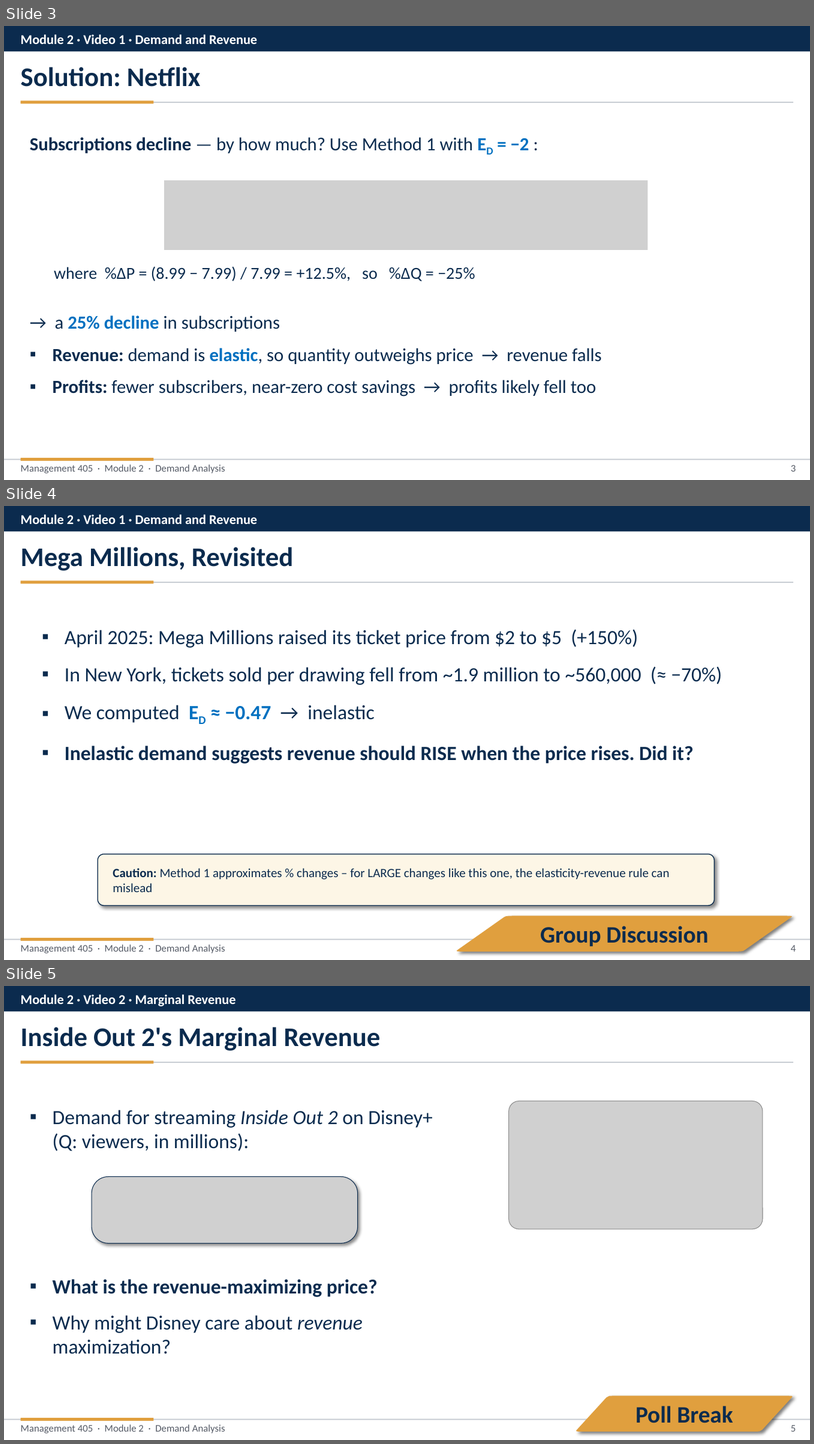
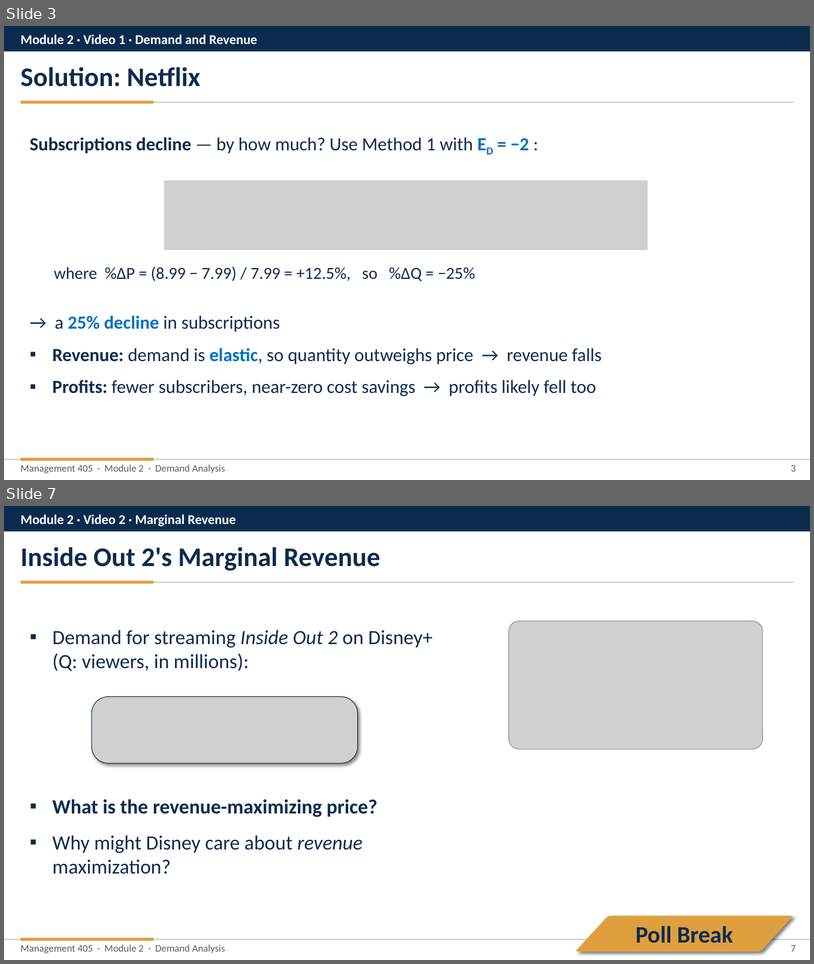
Before and after one commit to nvoigtla/Teaching, a slide deck: 405 Slide Revisions 2026/Module 2/Module 2 - Potential Practice Exercises.pptx. Shown one above the other, each under a label of ours: slides 3, 4 and 5 before the commit, slides 3 and 7 after it; the slides between them are not shown. The pictures are 814x1444 and 814x964 pixels, drawn with LibreOffice and Linux fonts; fonts in the diff are those of the drawing; grey boxes stand for pictures. Boxes give left, top, right and bottom in pixels: in the first picture for what was removed or moved away, otherwise in the second. Text is boxed around its words. In the diff, an @@ line names an element or a change of style, - is before the commit and + after.

```diff
--- a/405 Slide Revisions 2026/Module 2/Module 2 - Potential Practice Exercises.pptx
+++ b/405 Slide Revisions 2026/Module 2/Module 2 - Potential Practice Exercises.pptx
@@ slide 4 removed at (4,506,810,960), background #FFFFFF @@
@@ rectangle removed at (4,506,810,531) @@
@@ text removed at (21,514,257,524) @@
-Module 2 · Video 1 · Demand and Revenue
@@ text removed at (21,547,293,571) @@
-Mega Millions, Revisited
@@ rectangle removed at (21,582,794,583) @@
@@ rectangle removed at (21,581,154,584) @@
@@ text removed at (65,629,722,763) @@
-▪ April 2025: Mega Millions raised its ticket price from $2 to $5 (+150%)
-▪ In New York, tickets sold per drawing fell from ~1.9 million to ~560,000 (≈ −70%)
-▪ We computed ED ≈ −0.47 → inelastic
-▪ Inelastic demand suggests revenue should RISE when the price rises. Did it?
@@ rounded rectangle removed at (98,854,715,905) @@
@@ text removed at (113,868,670,892) @@
-Caution: Method 1 approximates % changes – for LARGE changes like this one, the elasticity-revenue rule can mislead
@@ freeform shape removed at (456,916,794,951) @@
@@ rectangle removed at (21,937,154,940) @@
@@ text removed at (540,925,708,946) @@
-Group Discussion
@@ rectangle removed at (4,939,810,940) @@
@@ text removed at (21,944,225,953) @@
-Management 405 · Module 2 · Demand Analysis
@@ page number removed at (791,945,796,951) @@
-4
@@ what was slide 5 is now slide 7 @@
@@ page number at (791,945,796,951): text changed @@
-5
+7
```
Also in this commit, not shown: 3 slides added, 3 other files.
